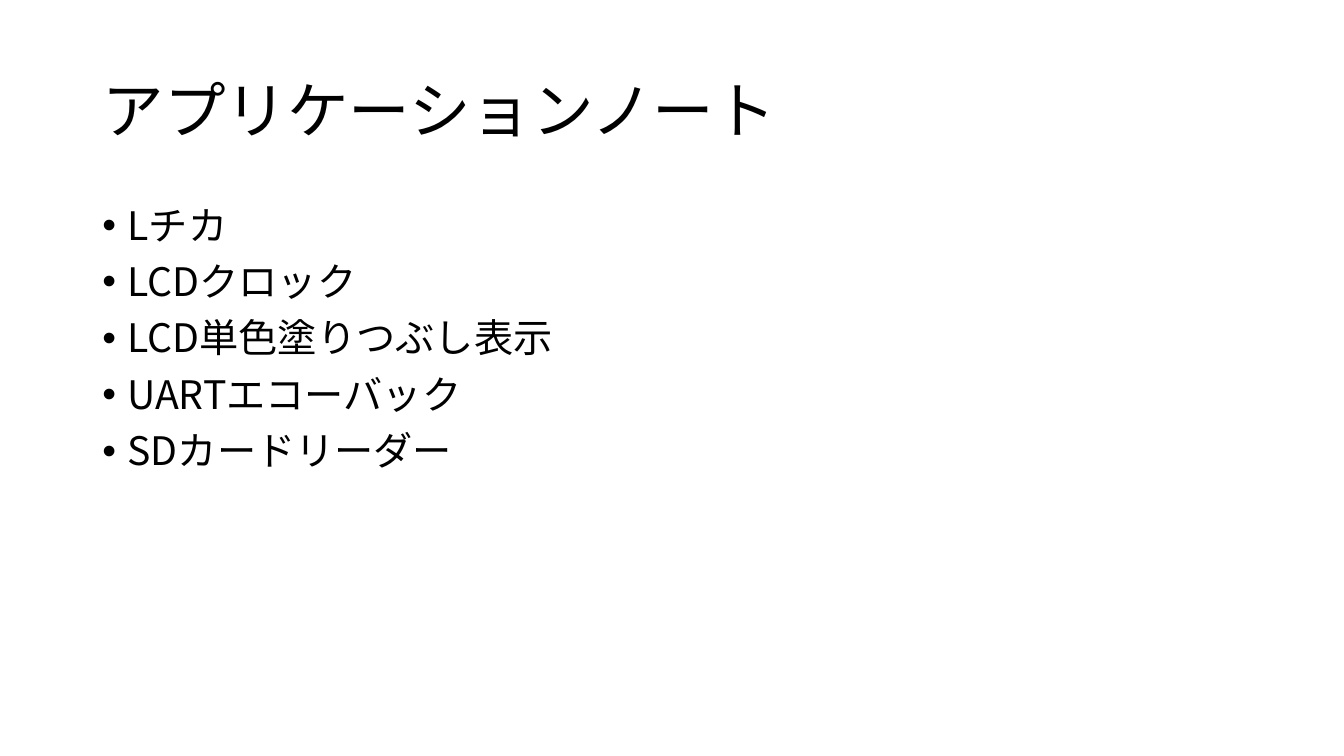
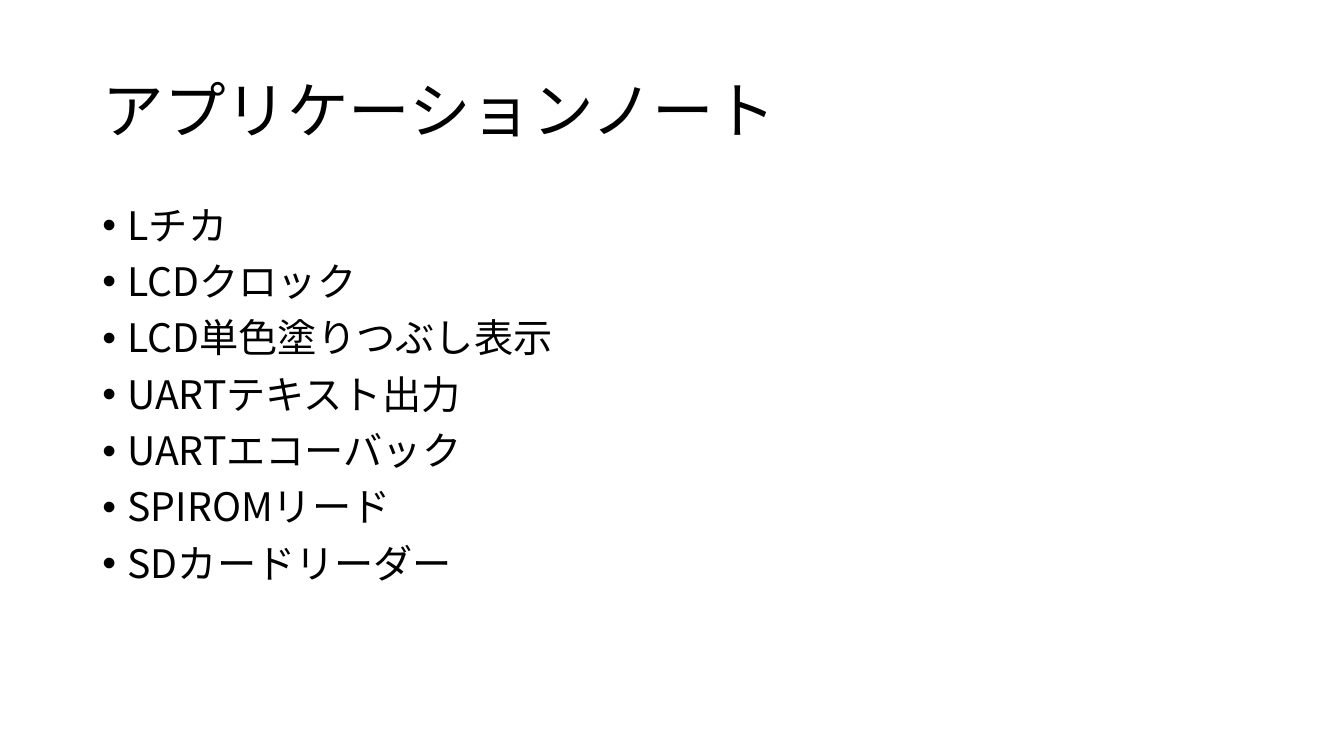
Before and after one commit to moku828/sh7262_an, a slide deck: slide 2 of SH7262アプリケーションノート.pptx. Drawn at 1344x756 pixels with LibreOffice and Linux fonts; fonts in the diff are those of the drawing. Boxes give left, top, right and bottom in pixels: in the first picture for what was removed or moved away, otherwise in the second. Text is boxed around its words. In the diff, an @@ line names an element or a change of style, - is before the commit and + after.

```diff
--- a/SH7262アプリケーションノート.pptx
+++ b/SH7262アプリケーションノート.pptx
@@ text at bbox=[128, 376, 461, 412]: paragraph added @@
+• UARTテキスト出力
@@ text at bbox=[128, 491, 391, 523]: paragraph added @@
+• SPIROMリード
```
Also in this commit, not shown: 1 other slide changed, 6 slides added, 5 other files.
